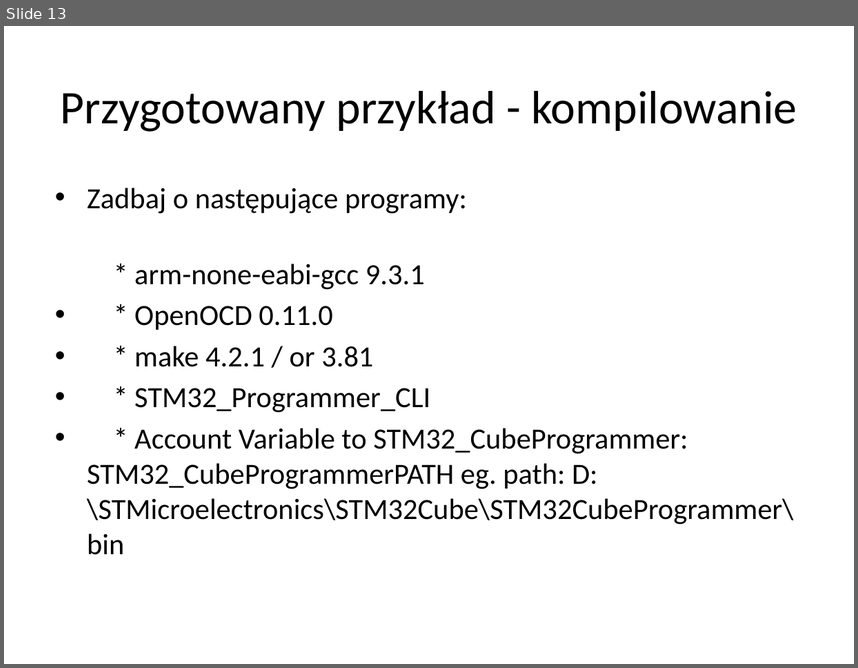
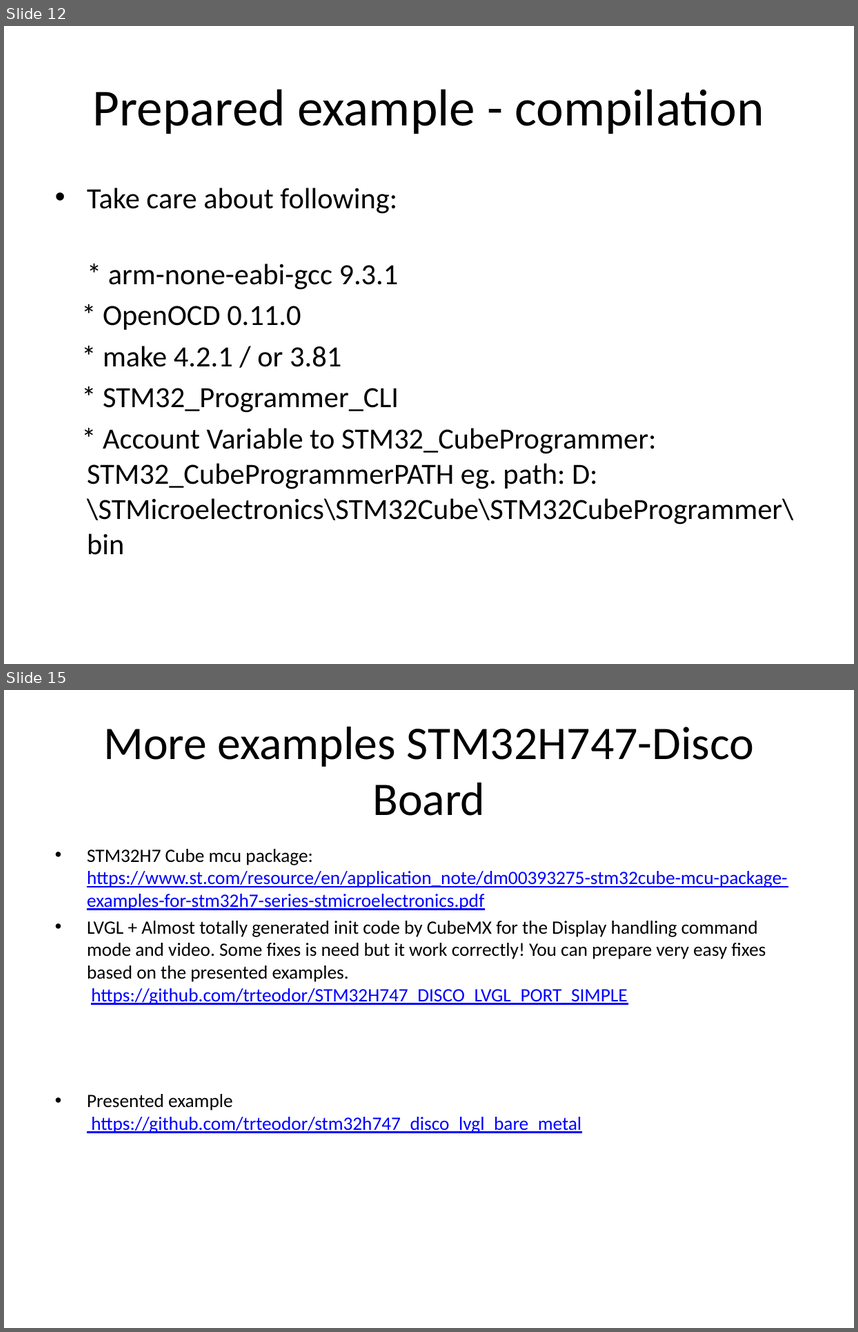
Before and after one commit to trteodor/stm32h747_disco_lvgl_bare_metal, a slide deck: Presenation.pptx. Shown one above the other, each under a label of ours: slide 13 before the commit, slides 12 and 15 after it; the slides between them are not shown. The pictures are 858x668 and 858x1332 pixels, drawn with LibreOffice and Linux fonts; fonts in the diff are those of the drawing. Boxes give left, top, right and bottom in pixels: in the first picture for what was removed or moved away, otherwise in the second. Text is boxed around its words. In the diff, an @@ line names an element or a change of style, - is before the commit and + after.

```diff
--- a/Presenation.pptx
+++ b/Presenation.pptx
@@ slide 15 added at [4, 690, 854, 1328], background #FFFFFF @@
@@ title added at [103, 727, 753, 816], 39.6 pt, text #000000 @@
+More examples STM32H747-Disco Board
@@ text added at [87, 849, 787, 1133], 16 pt, text #0000FF, underline @@
+• STM32H7 Cube mcu package:
+  https://www.st.com/resource/en/application_note/dm00393275-stm32cube-mcu-package-examples-for-stm32h7-series-stmicroelectronics.pdf
+• LVGL + Almost totally generated init code by CubeMX for the Display handling command mode and video. Some fixes is need but it work correctly! You can prepare very easy fixes based on the presented examples.
+  https://github.com/trteodor/STM32H747_DISCO_LVGL_PORT_SIMPLE
+• Presented example
+  https://github.com/trteodor/stm32h747_disco_lvgl_bare_metal
@@ what was slide 13 is now slide 12 @@
@@ slide 12 changed as well @@
@@ title at [93, 89, 764, 134]: text changed; size 39.6 to 44 pt @@
-Przygotowany przykład - kompilowanie
+Prepared example - compilation
@@ text at [87, 187, 397, 214]: text changed @@
-• Zadbaj o następujące programy:
+• Take care about following:
@@ text at [87, 305, 793, 555]: bullet • to none @@
```
Also in this commit, not shown: 8 other slides changed, 5 other slides added, 6 slides removed, 5 other files.
